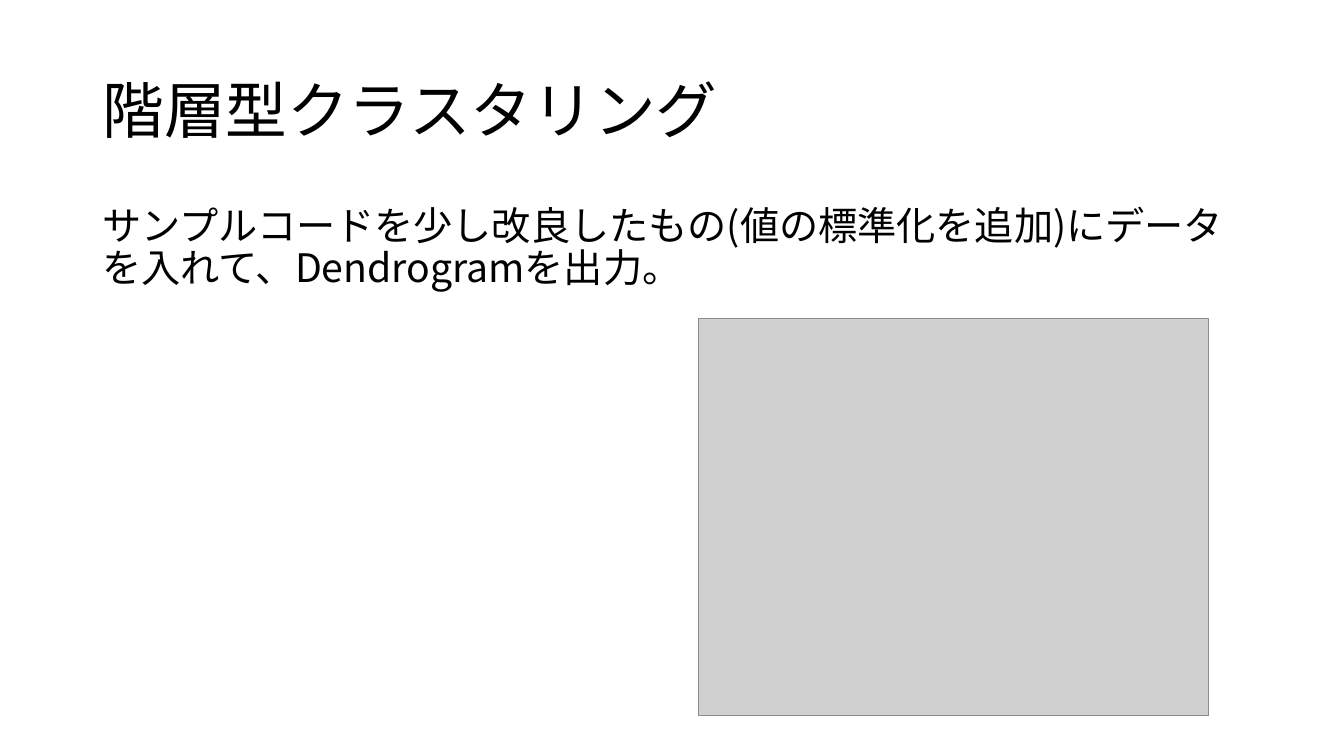
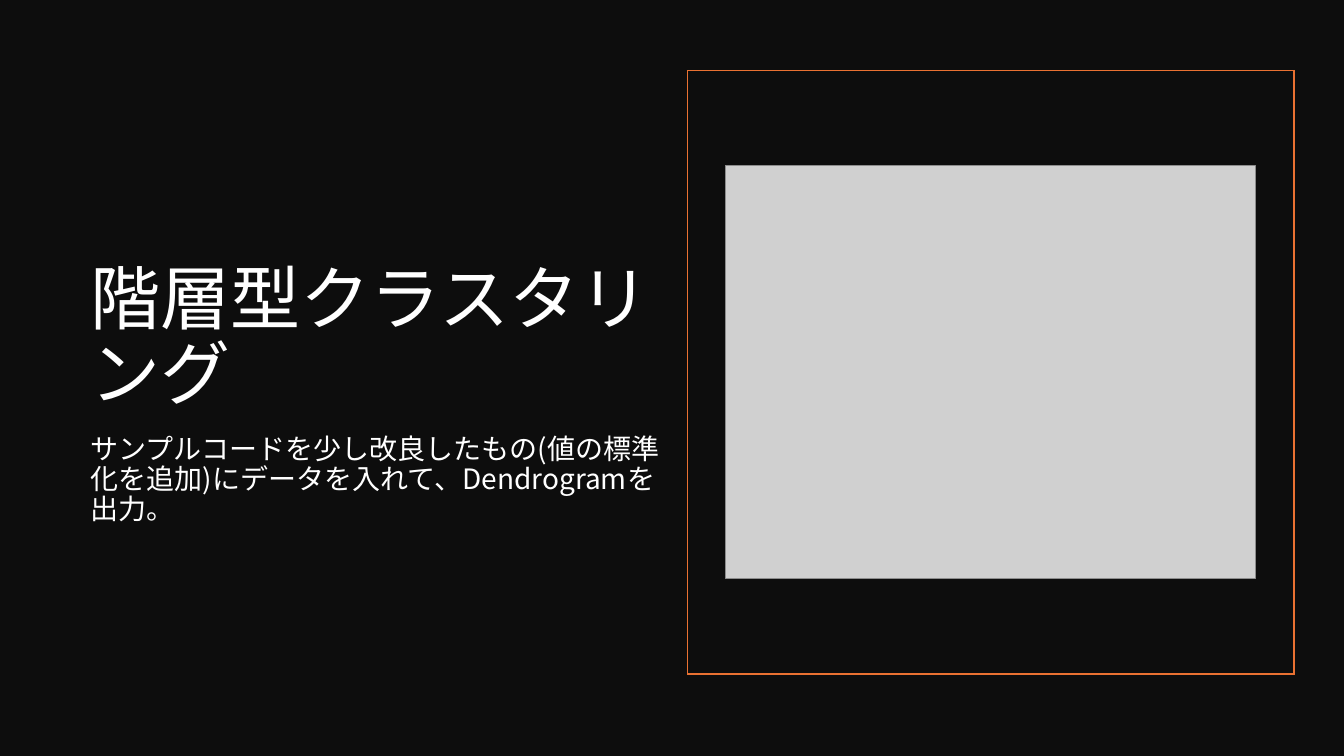
Before and after one commit to Sushiman3/ModelingAndSimulation, a slide deck: slide 4 of week5/第五回授業課題.pptx. Drawn at 1344x756 pixels with LibreOffice and Linux fonts; fonts in the diff are those of the drawing; grey boxes stand for pictures. Boxes give left, top, right and bottom in pixels: in the first picture for what was removed or moved away, otherwise in the second. Text is boxed around its words. In the diff, an @@ line names an element or a change of style, - is before the commit and + after.

```diff
--- a/week5/第五回授業課題.pptx
+++ b/week5/第五回授業課題.pptx
@@ rectangle added at (0, 0, 1344, 756), fill #0D0D0D @@
@@ rectangle added at (688, 71, 1295, 675), outline #E97132 1 pt @@
@@ title "階層型クラスタリング": place and size @@
-title "階層型クラスタリング" at (102, 81, 717, 138)
+title "階層型クラスタリング" at (90, 265, 649, 404)
@@ title "階層型クラスタリング" at (90, 265, 649, 404): size 44 to 50 pt, text colour #000000 to #FFFFFF; vertical alignment middle to bottom @@
@@ picture: place and size @@
-picture at (699, 319, 1208, 716)
+picture at (726, 165, 1256, 579)
@@ text "サンプルコードを少し改良したもの(値の標準化を追加)にデータを入れて、Dendrogramを出力。": place and size @@
-text "サンプルコードを少し改良したもの(値の標準化を追加)にデータを入れて、Dendrogramを出力。" at (102, 206, 1223, 292)
+text "サンプルコードを少し改良したもの(値の標準化を追加)にデータを入れて、Dendrogramを出力。" at (90, 435, 659, 522)
@@ text "サンプルコードを少し改良したもの(値の標準化を追加)にデータを入れて、Dendrogramを出力。" at (90, 435, 659, 522): size 28 to 20 pt, text colour #000000 to #FFFFFF @@
```
Also in this commit, not shown: 2 other slides changed, 8 other files.
